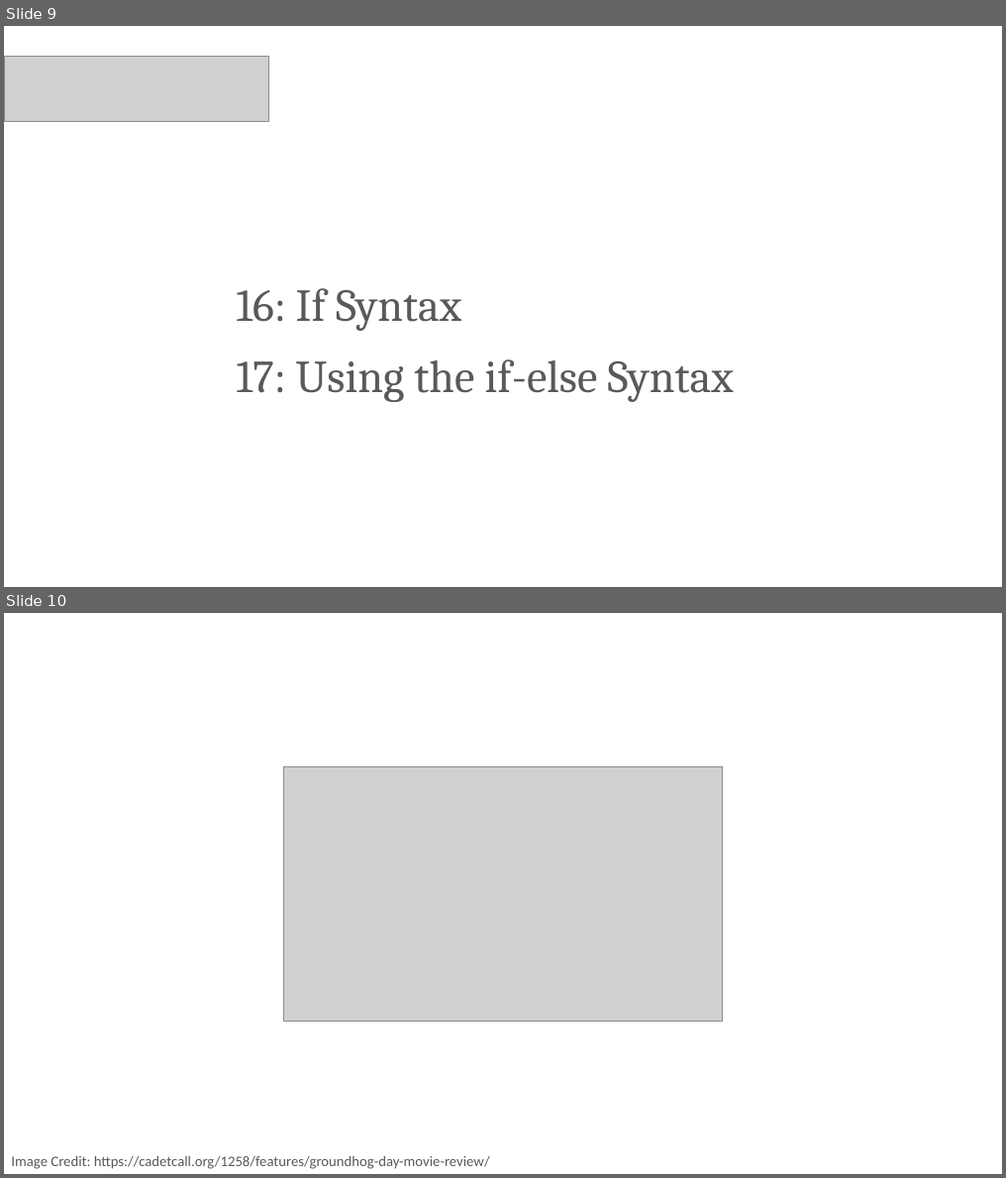
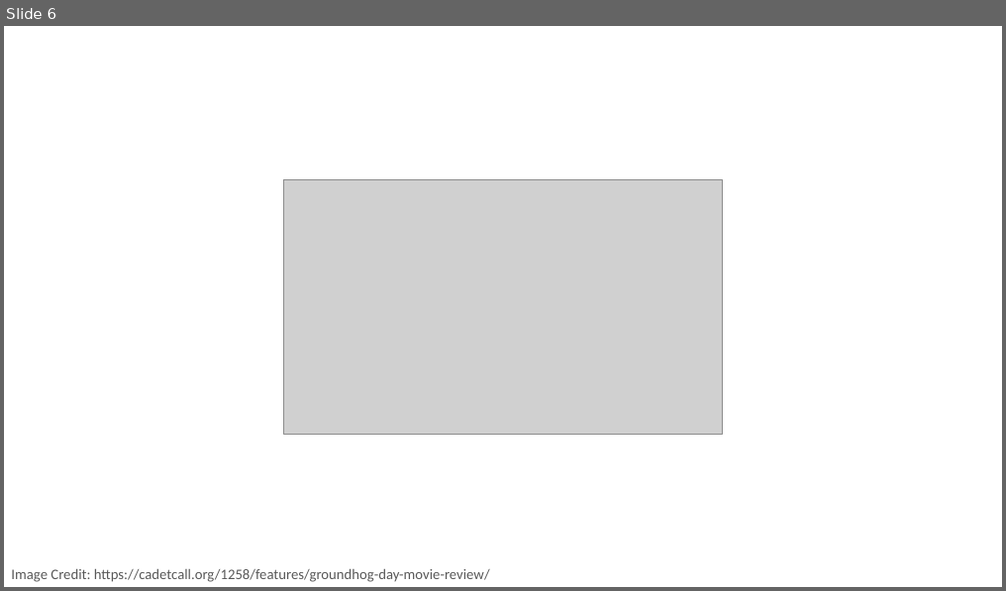
Before and after one commit to PracticumAI/python, a slide deck: presentations/02_loops.pptx. Shown one above the other, each under a label of ours: slides 9 and 10 before the commit, slide 6 after it. The pictures are 1006x1178 and 1006x591 pixels, drawn with LibreOffice and Linux fonts; fonts in the diff are those of the drawing; grey boxes stand for pictures. Boxes give left, top, right and bottom in pixels: in the first picture for what was removed or moved away, otherwise in the second. Text is boxed around its words. In the diff, an @@ line names an element or a change of style, - is before the commit and + after.

```diff
--- a/presentations/02_loops.pptx
+++ b/presentations/02_loops.pptx
@@ slide 9 removed at <box>4,26,1002,587</box>, background #FFFFFF @@
@@ picture removed at <box>4,56,269,122</box> @@
@@ title removed at <box>236,288,461,331</box> @@
-16: If Syntax
@@ text removed at <box>236,360,734,402</box> @@
-17: Using the if-else Syntax
@@ what was slide 10 is now slide 6 @@
```
Also in this commit, not shown: 4 other slides removed, 4 other files.
